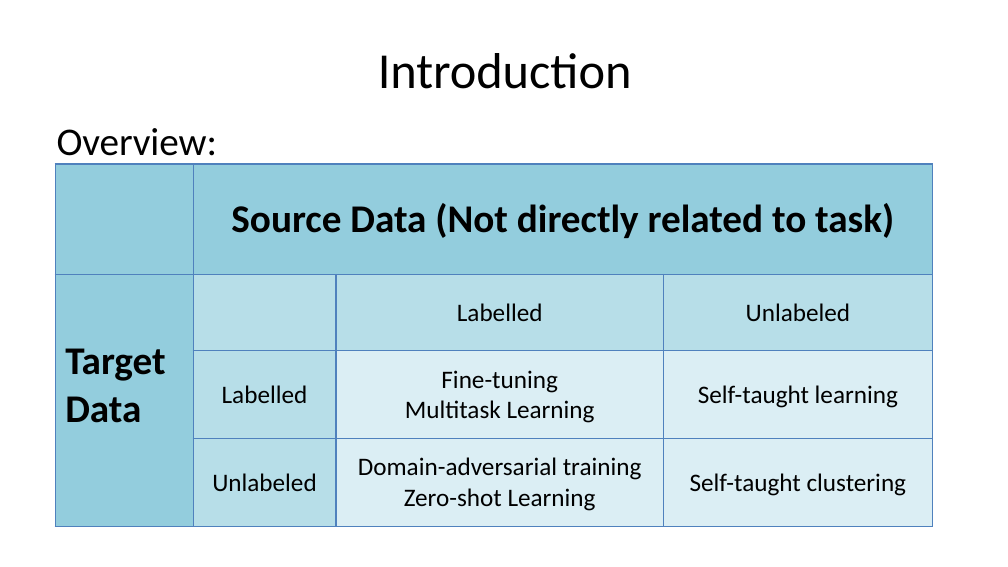
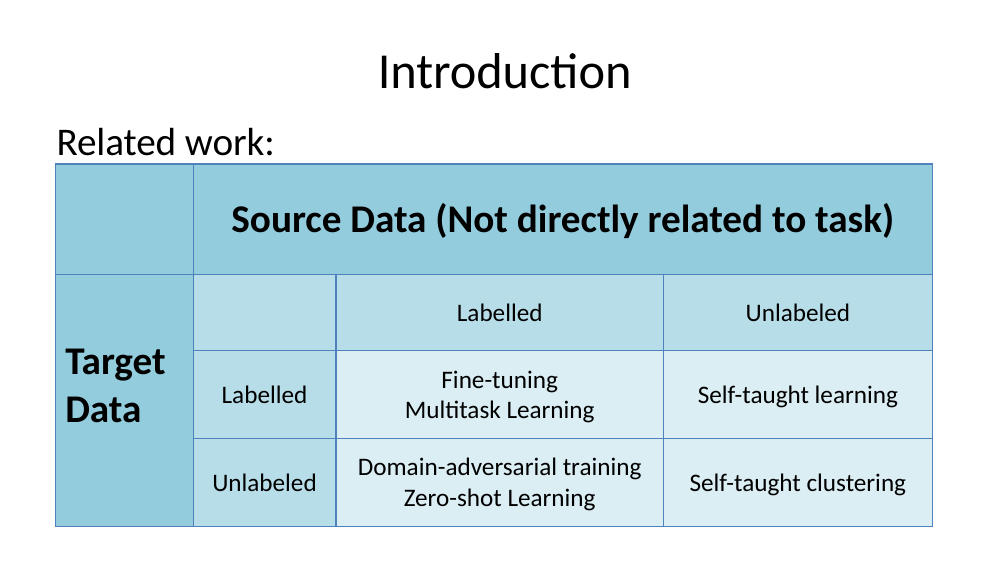
Before and after one commit to CMWENLIU/fast_tensor, a slide deck: slide 18 of efs/Artificial neural network based Self-taught leaning on text mining.pptx (slide 16 before the commit). Drawn at 1008x567 pixels with LibreOffice and Linux fonts; fonts in the diff are those of the drawing. Boxes give left, top, right and bottom in pixels: in the first picture for what was removed or moved away, otherwise in the second. Text is boxed around its words. In the diff, an @@ line names an element or a change of style, - is before the commit and + after.

```diff
--- a/efs/Artificial neural network based Self-taught leaning on text mining.pptx
+++ b/efs/Artificial neural network based Self-taught leaning on text mining.pptx
@@ text at <box>57,127,275,165</box>: text changed @@
-Overview:
+Related work:
```
Also in this commit, not shown: 22 other slides changed, 41 slides added, 39 slides removed, 1 other file.
